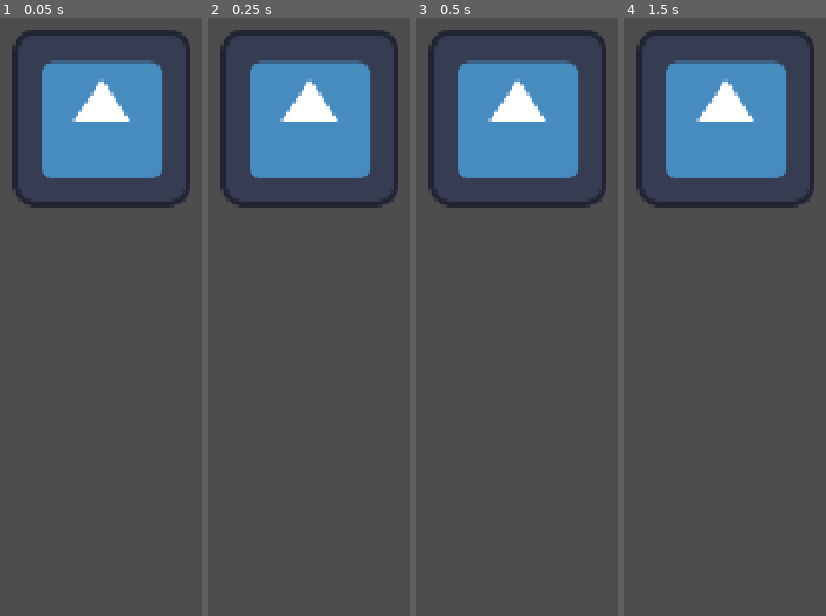
Above: before the commit, frames 1-4 (left to right).
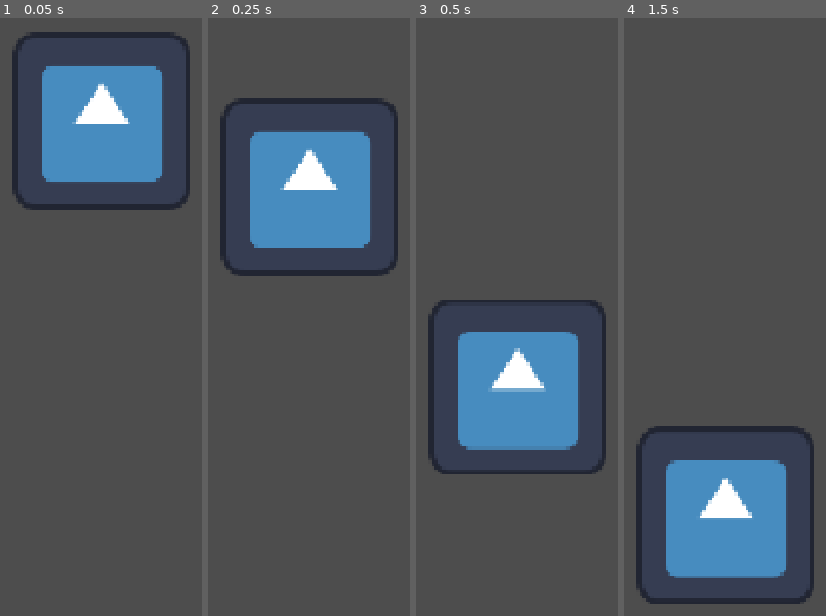
Above: after the commit, the same moments.

Repository: Justiniscoding/HavenHamilton
Game: Godot game, scene res://Scenes/game.tscn
Two runs of this game, one before a commit and one after it. Both use one fixed random seed, a clock stepped at 60 frames per second and the inputs below. The engine's default icon, where the game draws it, is replaced by a stand-in: a white triangle on a blue panel in a dark square.
Inputs:
- Up to frame 1 (0.05 s): no input
- Up to frame 2 (0.25 s): no input
- Up to frame 3 (0.5 s): no input
- Up to frame 4 (1.5 s): tap Enter at 1.25 s

The runs differ from the first frame. In frame 1, 2.5% of the frame differs, in the area x 7-94%, y 2-33%; in frame 2, 18%; in frame 3, 29%; in frame 4, 30%, in the area x 5-95%, y 2-98%.

Commit message:
working basic player controller

Diff:
--- a/Scenes/game.tscn
+++ b/Scenes/game.tscn
@@ -7,11 +7,11 @@
 
 [node name="Game" type="Node2D" unique_id=722572871]
 
+[node name="Player" parent="." unique_id=297062209 instance=ExtResource("1_ebmjs")]
+position = Vector2(226, 275)
+
 [node name="StaticBody2D" type="StaticBody2D" parent="." unique_id=1438361762]
 
 [node name="CollisionShape2D" type="CollisionShape2D" parent="StaticBody2D" unique_id=437723768]
 position = Vector2(592, 640)
 shape = SubResource("RectangleShape2D_xs5hf")
-
-[node name="Player" parent="StaticBody2D" unique_id=297062209 instance=ExtResource("1_ebmjs")]
-position = Vector2(226, 275)
--- a/Scripts/player.gd
+++ b/Scripts/player.gd
@@ -1,6 +1,26 @@
 extends CharacterBody2D
 
+@export var playerNumber: int = 1
 
+var gravity = 1500
+var speed = 900
+var jump = -900
+
+var pnum
+
+func _ready() -> void:
+	pnum = str(playerNumber)
 
 func _physics_process(delta: float) -> void:
-	pass
+	velocity.x = Input.get_action_strength("right" + pnum) - Input.get_action_strength("left" + pnum)
+	velocity.x *= speed
+
+	if is_on_floor() and Input.is_action_just_pressed("up" + pnum):
+		velocity.y = jump
+
+	if not is_on_floor() and Input.is_action_just_released("up" + pnum):
+		velocity.y *= 0.5
+
+	velocity.y += gravity * delta
+
+	move_and_slide()
--- a/project.godot
+++ b/project.godot
@@ -20,6 +20,49 @@
 window/stretch/mode="canvas_items"
 window/stretch/aspect="expand"
 
+[input]
+
+right1={
+"deadzone": 0.2,
+"events": [Object(InputEventKey,"resource_local_to_scene":false,"resource_name":"","device":-1,"window_id":0,"alt_pressed":false,"shift_pressed":false,"ctrl_pressed":false,"meta_pressed":false,"pressed":false,"keycode":0,"physical_keycode":4194321,"key_label":0,"unicode":0,"location":0,"echo":false,"script":null)
+]
+}
+right2={
+"deadzone": 0.2,
+"events": [Object(InputEventKey,"resource_local_to_scene":false,"resource_name":"","device":-1,"window_id":0,"alt_pressed":false,"shift_pressed":false,"ctrl_pressed":false,"meta_pressed":false,"pressed":false,"keycode":0,"physical_keycode":68,"key_label":0,"unicode":100,"location":0,"echo":false,"script":null)
+]
+}
+left1={
+"deadzone": 0.2,
+"events": [Object(InputEventKey,"resource_local_to_scene":false,"resource_name":"","device":-1,"window_id":0,"alt_pressed":false,"shift_pressed":false,"ctrl_pressed":false,"meta_pressed":false,"pressed":false,"keycode":0,"physical_keycode":4194319,"key_label":0,"unicode":0,"location":0,"echo":false,"script":null)
+]
+}
+left2={
+"deadzone": 0.2,
+"events": [Object(InputEventKey,"resource_local_to_scene":false,"resource_name":"","device":-1,"window_id":0,"alt_pressed":false,"shift_pressed":false,"ctrl_pressed":false,"meta_pressed":false,"pressed":false,"keycode":0,"physical_keycode":65,"key_label":0,"unicode":97,"location":0,"echo":false,"script":null)
+]
+}
+up1={
+"deadzone": 0.2,
+"events": [Object(InputEventKey,"resource_local_to_scene":false,"resource_name":"","device":-1,"window_id":0,"alt_pressed":false,"shift_pressed":false,"ctrl_pressed":false,"meta_pressed":false,"pressed":false,"keycode":0,"physical_keycode":4194320,"key_label":0,"unicode":0,"location":0,"echo":false,"script":null)
+]
+}
+up2={
+"deadzone": 0.2,
+"events": [Object(InputEventKey,"resource_local_to_scene":false,"resource_name":"","device":-1,"window_id":0,"alt_pressed":false,"shift_pressed":false,"ctrl_pressed":false,"meta_pressed":false,"pressed":false,"keycode":0,"physical_keycode":87,"key_label":0,"unicode":119,"location":0,"echo":false,"script":null)
+]
+}
+down1={
+"deadzone": 0.2,
+"events": [Object(InputEventKey,"resource_local_to_scene":false,"resource_name":"","device":-1,"window_id":0,"alt_pressed":false,"shift_pressed":false,"ctrl_pressed":false,"meta_pressed":false,"pressed":false,"keycode":0,"physical_keycode":4194322,"key_label":0,"unicode":0,"location":0,"echo":false,"script":null)
+]
+}
+down2={
+"deadzone": 0.2,
+"events": [Object(InputEventKey,"resource_local_to_scene":false,"resource_name":"","device":-1,"window_id":0,"alt_pressed":false,"shift_pressed":false,"ctrl_pressed":false,"meta_pressed":false,"pressed":false,"keycode":0,"physical_keycode":83,"key_label":0,"unicode":115,"location":0,"echo":false,"script":null)
+]
+}
+
 [physics]
 
 3d/physics_engine="Jolt Physics"
